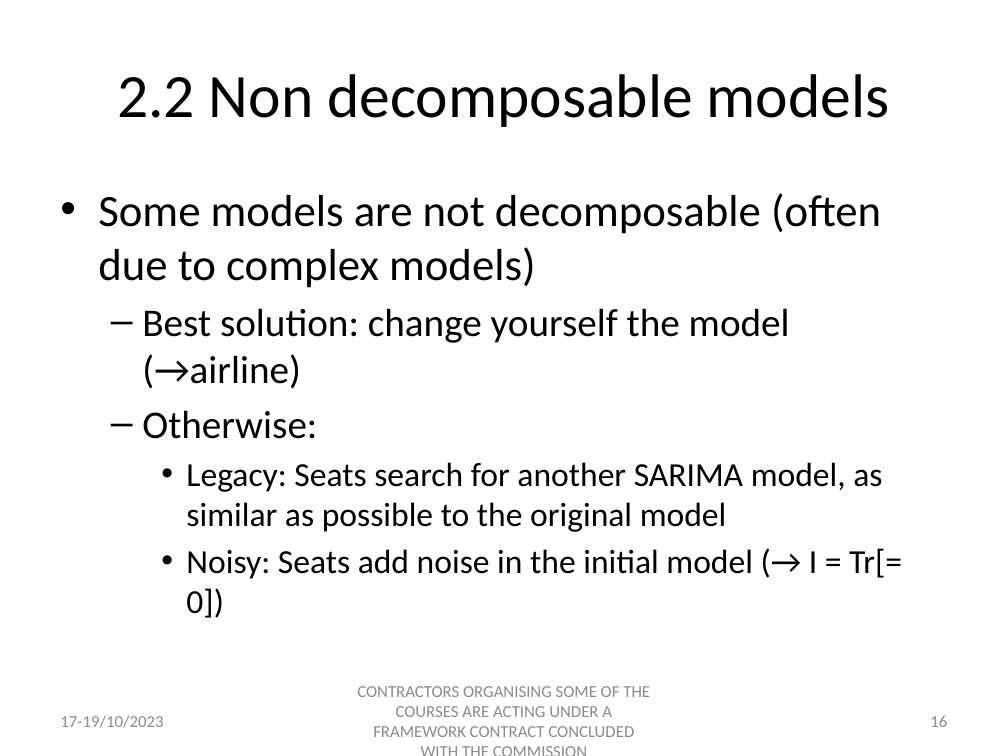
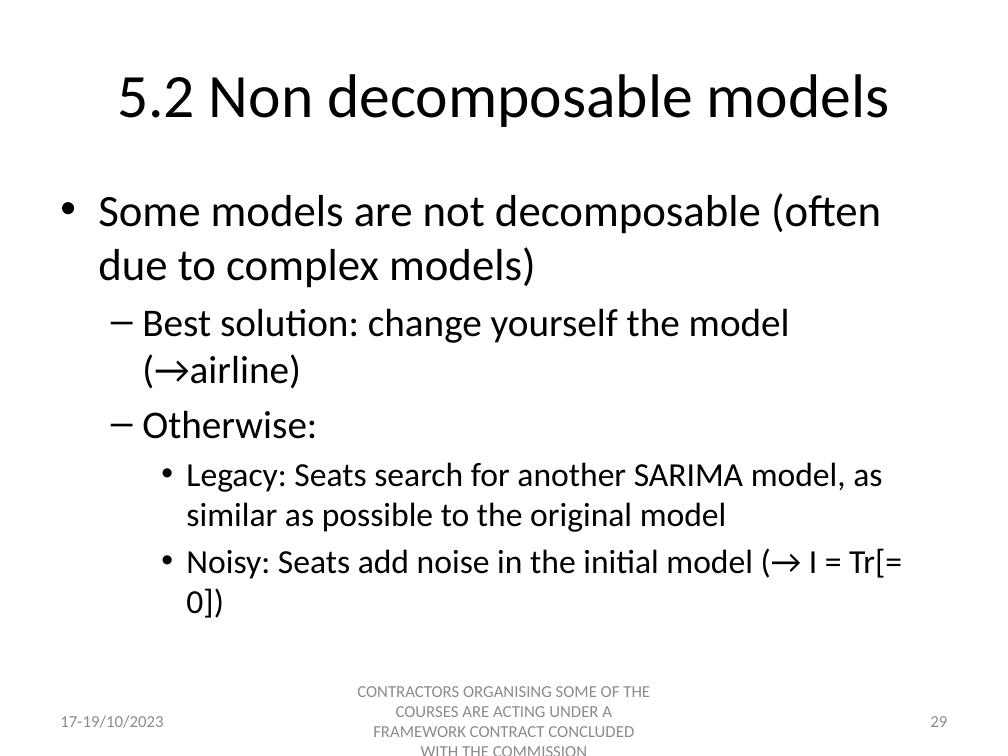
Before and after one commit to palatej/estp2023, a slide deck: slide 29 of Presentations/2.2 JD+_SEATS.pptx (slide 16 before the commit). Drawn at 1008x756 pixels with LibreOffice and Linux fonts; fonts in the diff are those of the drawing. Boxes give left, top, right and bottom in pixels: in the first picture for what was removed or moved away, otherwise in the second. Text is boxed around its words. In the diff, an @@ line names an element or a change of style, - is before the commit and + after.

```diff
--- a/Presentations/2.2 JD+_SEATS.pptx
+++ b/Presentations/2.2 JD+_SEATS.pptx
@@ title at box(117, 74, 890, 127): text changed @@
-2.2 Non decomposable models
+5.2 Non decomposable models
@@ page number at box(930, 716, 947, 727): text changed @@
-16
+29
```
Also in this commit, not shown: 17 other slides changed, 5 slides added, 14 other files.
